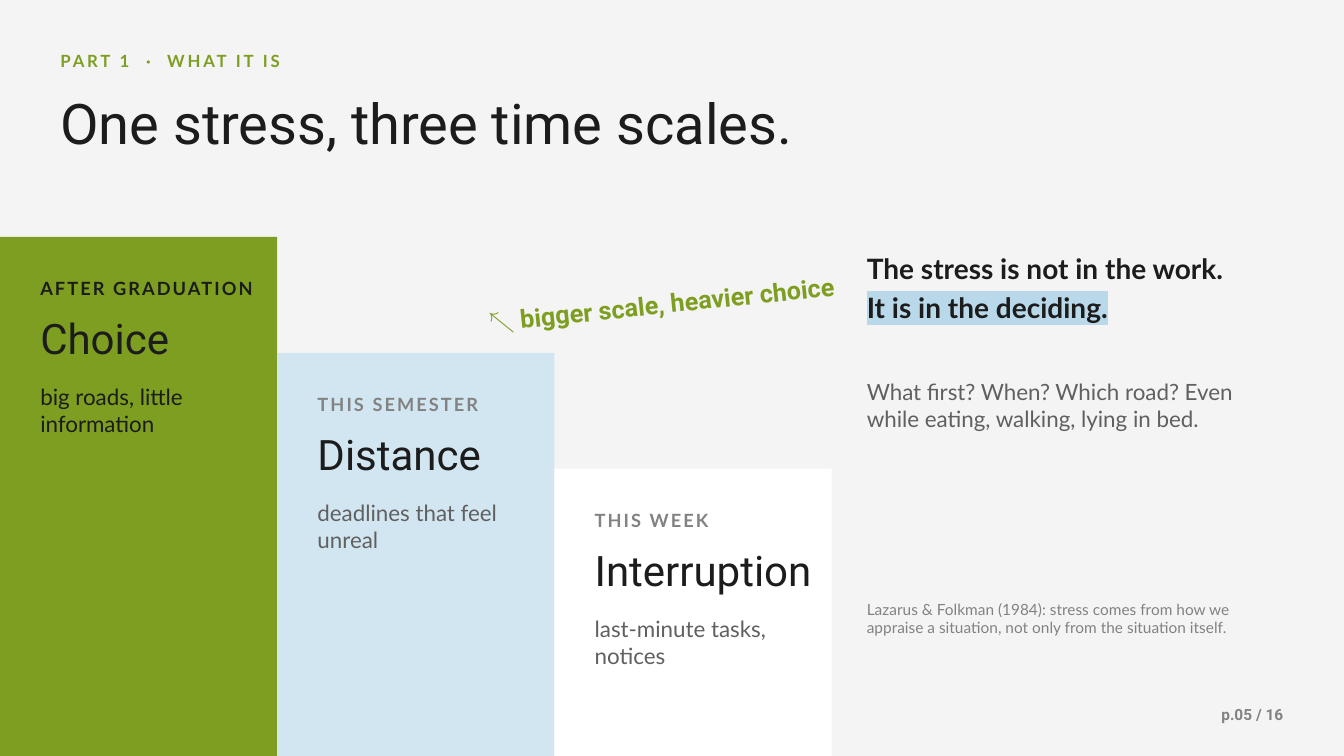
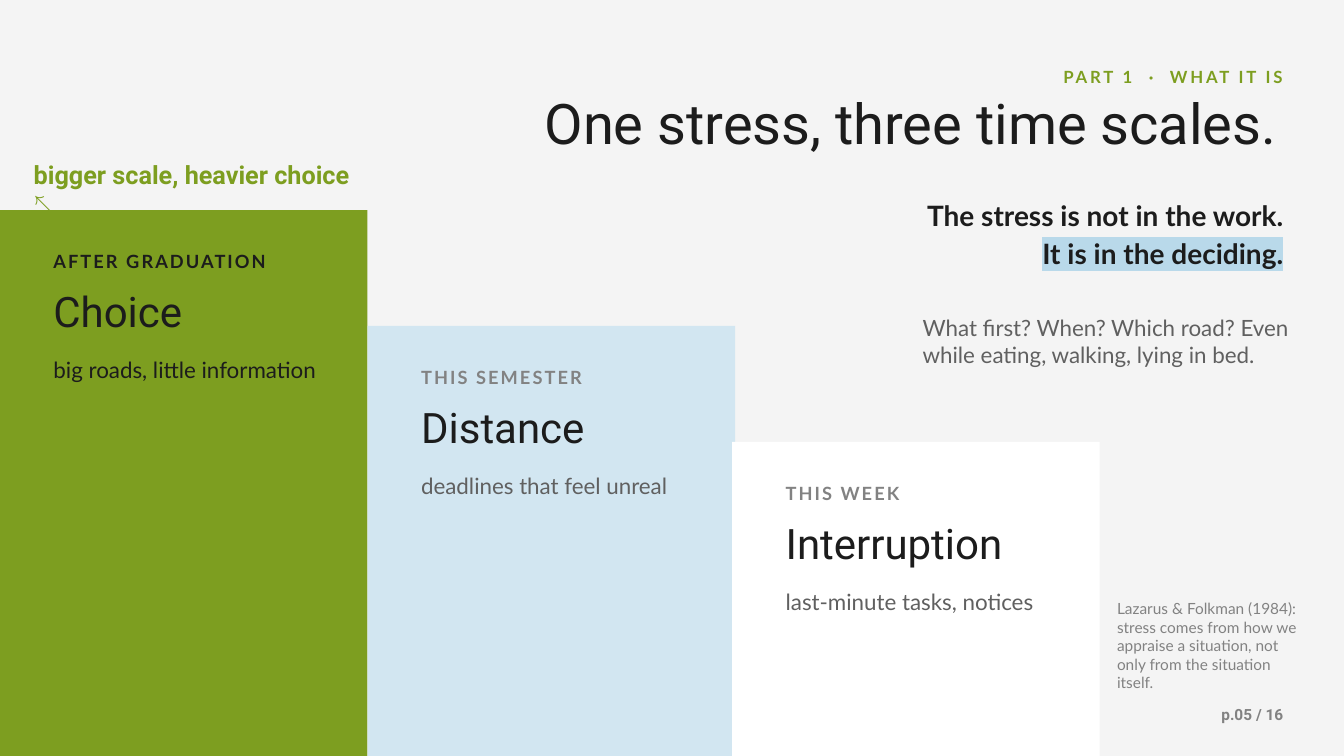
Before and after one commit to Kyson-CCHEN/English-presentation, a slide deck: slide 5 of Planning_Is_the_Pressure.pptx. Drawn at 1344x756 pixels with LibreOffice and Linux fonts; fonts in the diff are those of the drawing; background and template pictures are left out. Boxes give left, top, right and bottom in pixels: in the first picture for what was removed or moved away, otherwise in the second. Text is boxed around its words. In the diff, an @@ line names an element or a change of style, - is before the commit and + after.

```diff
--- a/Planning_Is_the_Pressure.pptx
+++ b/Planning_Is_the_Pressure.pptx
@@ text "One stress, three time scales.": place and size @@
-text "One stress, three time scales." at bbox=[60, 102, 791, 152]
+text "One stress, three time scales." at bbox=[545, 102, 1276, 152]
@@ text "PART 1 · WHAT IT ...": place and size @@
-text "PART 1 · WHAT IT ..." at bbox=[120, 55, 130, 67]
+text "PART 1 · WHAT IT ..." at bbox=[1123, 71, 1133, 83]
@@ text "bigger scale, heavier choice ↖" at bbox=[34, 165, 349, 190]: rotation 354 to 0 degrees @@
@@ text at bbox=[34, 165, 349, 190]: text changed @@
-↖ bigger scale, heavier choice
+bigger scale, heavier choice ↖
@@ text "The stress is not in ...": place and size @@
-text "The stress is not in ..." at bbox=[867, 258, 1223, 323]
+text "The stress is not in ..." at bbox=[927, 205, 1283, 269]
@@ text "The stress is not in ..." at bbox=[927, 205, 1283, 269]: alignment left to right @@
@@ rectangle: place and size @@
-rectangle at bbox=[0, 237, 277, 756]
+rectangle at bbox=[0, 210, 368, 756]
@@ text "AFTER GRADUATION" rewrapped from bbox=[40, 277, 292, 308] to bbox=[53, 250, 387, 280] @@
@@ text "Choice": place and size @@
-text "Choice" at bbox=[40, 322, 169, 355]
+text "Choice" at bbox=[53, 295, 182, 328]
@@ rectangle: place and size @@
-rectangle at bbox=[277, 353, 555, 756]
+rectangle at bbox=[368, 326, 736, 756]
@@ text "What first? When? Which road? ...": place and size @@
-text "What first? When? Which road? ..." at bbox=[867, 383, 1233, 431]
+text "What first? When? Which road? ..." at bbox=[923, 319, 1289, 367]
@@ text "big roads, little information" rewrapped from bbox=[40, 388, 183, 432] to bbox=[53, 361, 316, 382] @@
@@ text "THIS SEMESTER": place and size @@
-text "THIS SEMESTER" at bbox=[317, 398, 479, 411]
+text "THIS SEMESTER" at bbox=[421, 371, 582, 384]
@@ text "Distance": place and size @@
-text "Distance" at bbox=[317, 440, 480, 471]
+text "Distance" at bbox=[421, 412, 584, 444]
@@ rectangle: place and size @@
-rectangle at bbox=[555, 469, 832, 756]
+rectangle at bbox=[732, 442, 1100, 756]
@@ text "deadlines that feel unreal" rewrapped from bbox=[317, 504, 497, 548] to bbox=[421, 477, 667, 494] @@
@@ text "THIS WEEK": place and size @@
-text "THIS WEEK" at bbox=[595, 514, 709, 527]
+text "THIS WEEK" at bbox=[786, 487, 900, 500]
@@ text "Interruption": place and size @@
-text "Interruption" at bbox=[595, 555, 812, 595]
+text "Interruption" at bbox=[786, 528, 1003, 568]
@@ text "last-minute tasks, notices" rewrapped from bbox=[595, 620, 766, 664] to bbox=[786, 593, 1034, 613] @@
@@ text "Lazarus & Folkman (1984): stress ..." rewrapped from bbox=[867, 603, 1229, 636] to bbox=[1117, 602, 1296, 688] @@
```
Also in this commit, not shown: 8 other slides changed.
